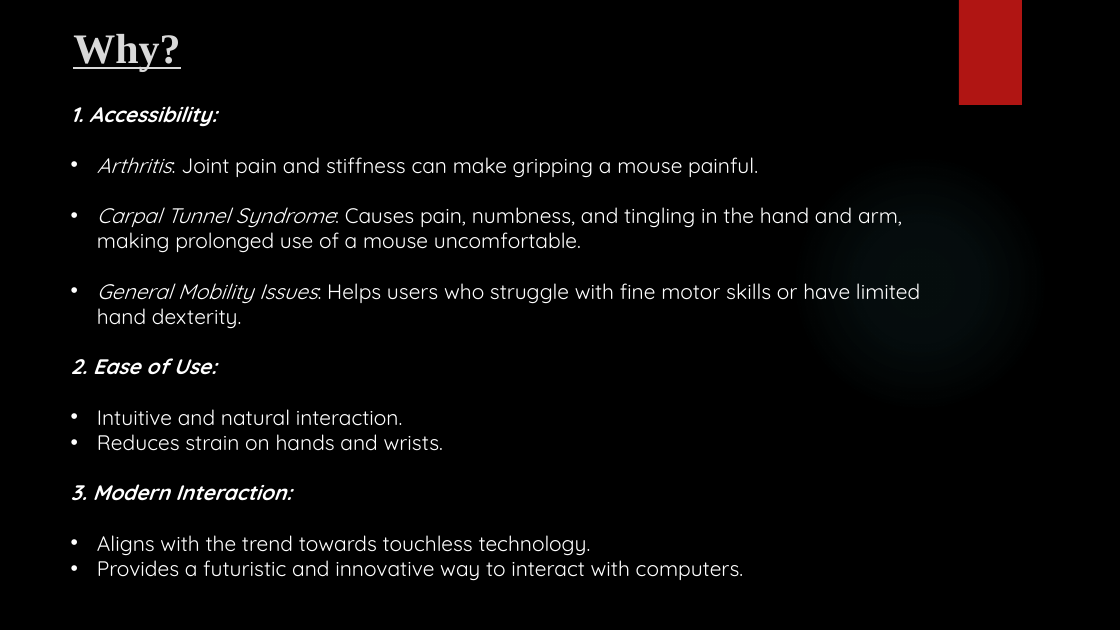
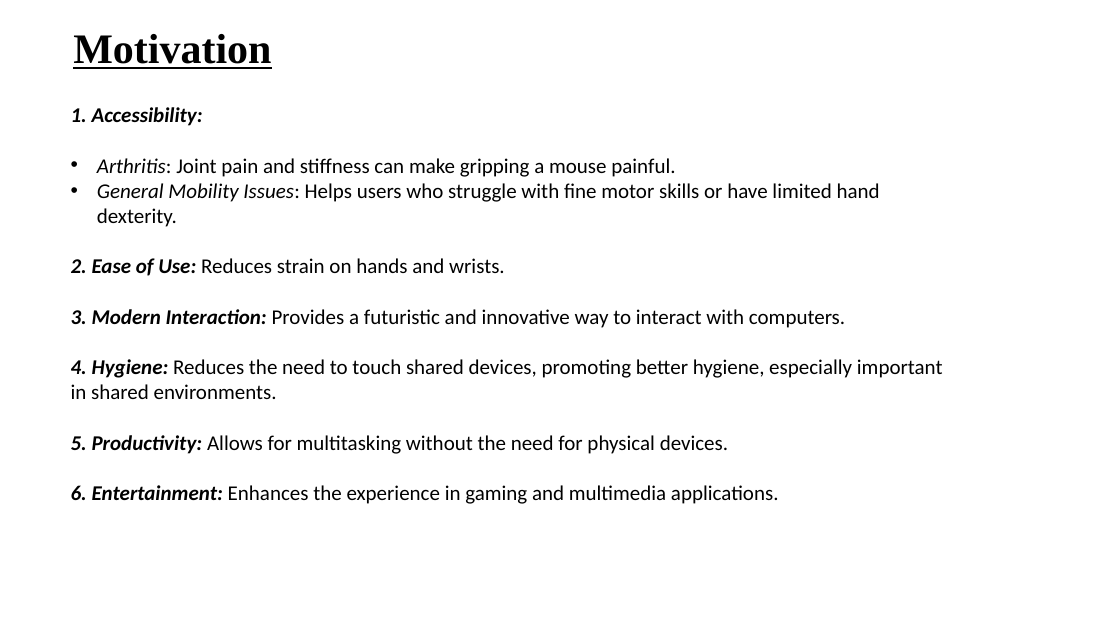
Before and after one commit to thatsabhishek/Gesture-Control-System, a slide deck: slide 5 of Gesture Control System.pptx. Drawn at 1120x630 pixels with LibreOffice and Linux fonts; fonts in the diff are those of the drawing; background and template pictures are left out. Boxes give left, top, right and bottom in pixels: in the first picture for what was removed or moved away, otherwise in the second. Text is boxed around its words. In the diff, an @@ line names an element or a change of style, - is before the commit and + after.

```diff
--- a/Gesture Control System.pptx
+++ b/Gesture Control System.pptx
@@ background picture (left out) to #FFFFFF @@
@@ rectangle removed at (959,0,1022,105) @@
@@ text at (73,34,271,69): text changed; text colour #D9D9D9 to #000000 @@
-Why?
+Motivation
@@ text at (71,107,880,227): font Quicksand to Calibri, text colour #FFFFFF to #000000 in "1. Accessibility:", "Arthritis: Joint pain and stiffness can make ...", "General Mobility Issues: Helps users who struggle ..." @@
@@ ellipse removed at (791,154,1049,413) @@
@@ text at (97,207,902,253): paragraph removed @@
-• Carpal Tunnel Syndrome: Causes pain, numbness, and tingling in the hand and arm, making prolonged use of a mouse uncomfortable.
@@ text at (71,258,943,504): text changed; font Quicksand to Calibri; text colour #FFFFFF to #000000 @@
-2. Ease of Use:
-• Intuitive and natural interaction.
-• Reduces strain on hands and wrists.
-3. Modern Interaction:
-• Aligns with the trend towards touchless technology.
-• Provides a futuristic and innovative way to interact with computers.
+2. Ease of Use: Reduces strain on hands and wrists.
+3. Modern Interaction: Provides a futuristic and innovative way to interact with computers.
+4. Hygiene: Reduces the need to touch shared devices, promoting better hygiene, especially important in shared environments.
+5. Productivity: Allows for multitasking without the need for physical devices.
+6. Entertainment: Enhances the experience in gaming and multimedia applications.
```
Also in this commit, not shown: 10 other slides changed, 4 slides added, 5 slides removed.
